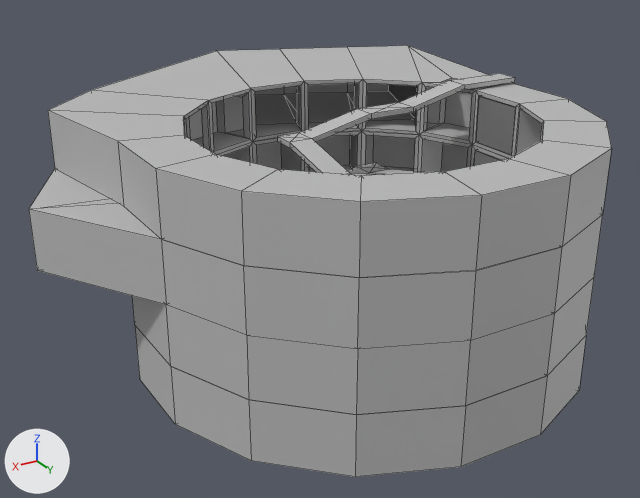
One commit to the FBX model UnityGame/Brainz/Assets/Maya Imports/SecondLevel.fbx: the scene before it, then after it.
One viewpoint serves both versions: a 50 mm camera at (0.171, 0.256, 0.171) aimed at (0.006, -0.019, 0.034). The axes (+X, +Y, +Z) are drawn at lower left. The lights are the same throughout. Mesh edges are drawn as thin lines. Where no turn or scale is listed for an object, it has been applied to the vertices.

Names of what the first picture shows: 'Block16Segments32', 'Ring16Segments', 'Ring16Segments2', 'Ring16Segments3', 'Ring16Segments4', 'SpiralEckig'.
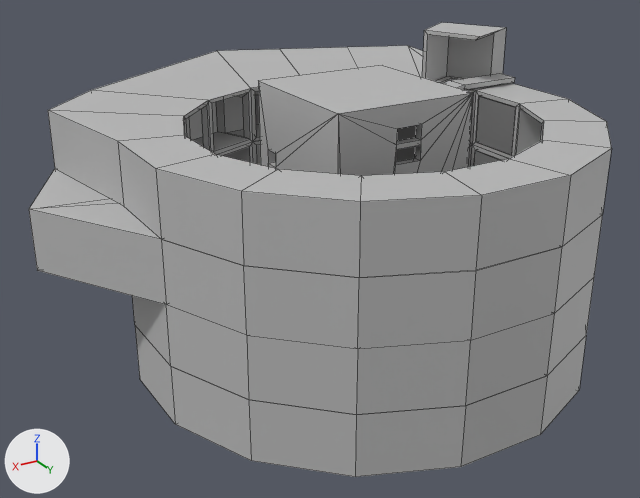
What changed in the scene script:
```text
Add me_mesh_011:
    me_mesh_011.from_pydata([(-0.0624, -0.0124, 0.0223), (-0.0855, -0.023, 0.0223), (-0.0855, -0.023, 0.0008), (-0.0529, -0.0353, 0.0008), (-0.0529, -0.0353, 0.0223), (-0.071, -0.0474, 0.0223), (-0.071, -0.0474, 0.0008), (-0.0536, -0.0338, 0.0008), (-0.0617, -0.014, 0.0208), (-0.0536, -0.0338, 0.0208), (-0.0784, -0.0221, 0.0008), (-0.0702, -0.0407, 0.0008), (-0.0784, -0.0221, 0.0208), (-0.0702, -0.0407, 0.0208)], [], [(11, 10, 12, 13), (4, 0, 1, 5), (5, 1, 2, 6), (0, 4, 9, 8), (4, 3, 7, 9), (8, 9, 13, 12), (9, 7, 11, 13), (4, 5, 6, 3), (1, 0, 8, 12), (2, 1, 12, 10), (3, 6, 11, 7), (6, 2, 10, 11)])
    me_mesh_011.materials.append(mat_lambert1)  # grey #bcbcbc
Change ob_glass:
    remove ob_glass.hide_viewport = True
Add ob_ringtop:
    ob_ringtop = bpy.data.objects.new('RingTop', me_mesh_011)
    ob_ringtop.location = (0.0, 0.0, 0.0882)
```

Location of each change, (x1, y1, x2, y2) in pixels of the pictures (640 x 498 px):
'Glass', shown
    after: (258, 65, 473, 176)
'RingTop', added
    after: (422, 22, 506, 80)
'SpiralEckig', unchanged, covered by the edit
    before: (278, 73, 515, 176)
    after: (443, 73, 515, 90)
